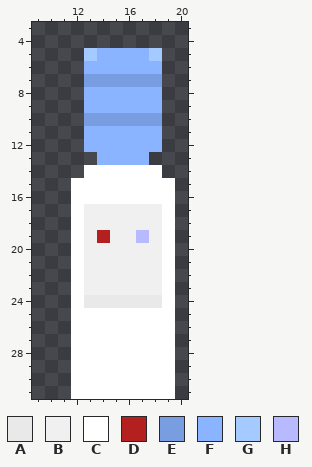
Edited in one commit: pixel-art file (Art/Aesprite Files/Objects/Game/WaterCooler_Standing.ase). That is the earlier state.
32x32 pixels, 1 frame. Shown: x 9..20, y 3..31.
Visible layers, top first: "Layer 3", "Layer 2".
Palette (. is transparent): A #e9e9e9  B #f0f0f0  C #ffffff  D #b41f1f  E #789ee1  F #8ab4ff  G #a4caff  H #b7baff
Pixels before, first column x 12:
 5 .GFFFFG.
 6 .FFFFFF.
 7 .EEEEEE.
 8 .FFFFFF.
 9 .FFFFFF.
10 .EEEEEE.
11 .FFFFFF.
12 .FFFFFF.
13 ..FFFF..
14 .CCCCCC.
15 CCCCCCCC
16 CCCCCCCC
17 CBBBBBBC
18 CBBBBBBC
19 CBDBBHBC
20 CBBBBBBC
21 CBBBBBBC
22 CBBBBBBC
23 CBBBBBBC
24 CAAAAAAC
25 CCCCCCCC
26 CCCCCCCC
27 CCCCCCCC
28 CCCCCCCC
29 CCCCCCCC
30 CCCCCCCC
31 CCCCCCCC
The result:
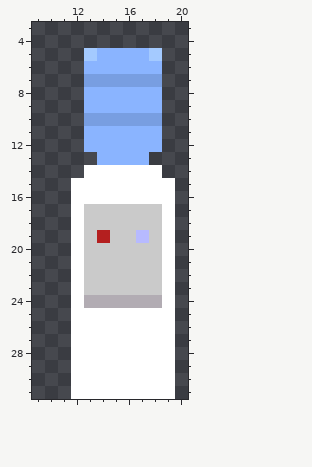
Changes in this commit:
Colour A changes from #e9e9e9 to #b2acb3.
Colour B changes from #f0f0f0 to #cacaca.
Changed places in both pictures, as pixel boxes (x1, y1, x2, y2):
changed: (84, 204, 162, 308)
